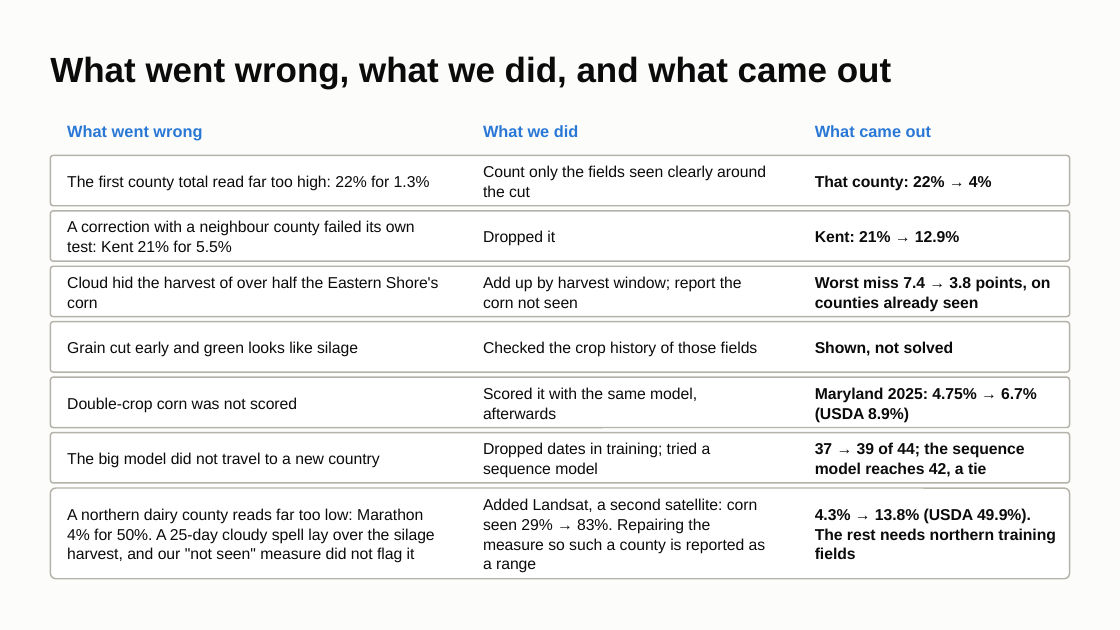
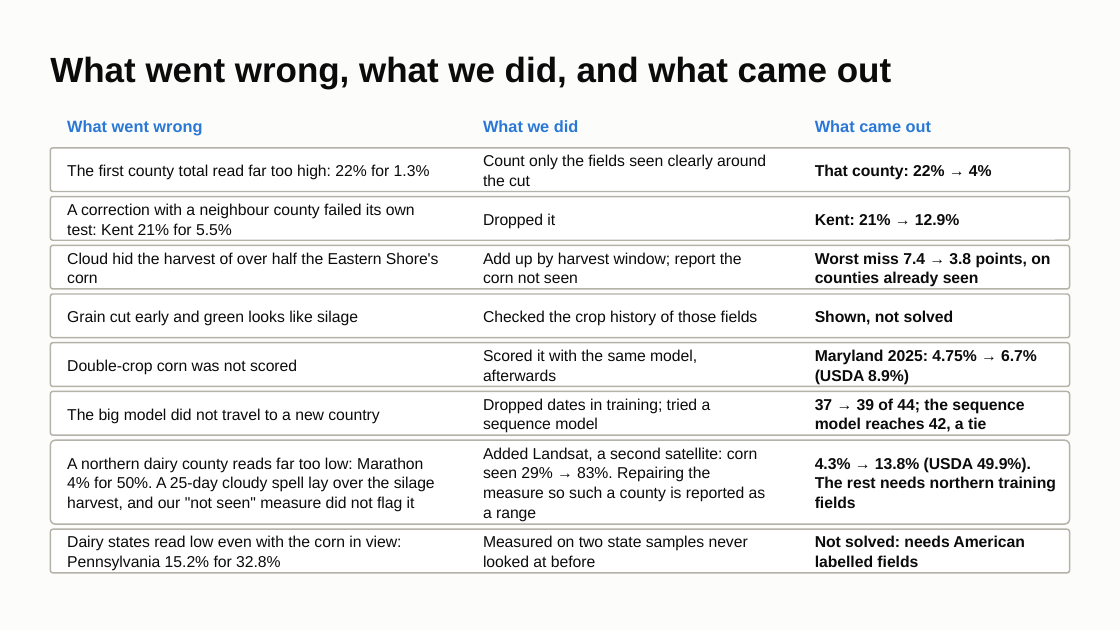
Before and after one commit to ChenSiyun1234/FieldVision, a slide deck: slide 15 of handoff/presentation/FieldVision_model_story.pptx. Drawn at 1120x630 pixels with LibreOffice and Linux fonts; fonts in the diff are those of the drawing. Boxes give left, top, right and bottom in pixels: in the first picture for what was removed or moved away, otherwise in the second. Text is boxed around its words. In the diff, an @@ line names an element or a change of style, - is before the commit and + after.

Commit message:
Deck and hand-over page: Wisconsin 2025 corrected, Pennsylvania 2025 missed, what the model is good for today

```diff
--- a/handoff/presentation/FieldVision_model_story.pptx
+++ b/handoff/presentation/FieldVision_model_story.pptx
@@ 3 texts: place and size @@
-3 texts at <box>67,125,931,141</box>
+3 texts at <box>67,120,931,136</box>
@@ rounded rectangle: place and size @@
-rounded rectangle at <box>50,155,1070,206</box>
+rounded rectangle at <box>50,148,1070,192</box>
@@ text "The first county total read ...": place and size @@
-text "The first county total read ..." at <box>67,175,430,191</box>
+text "The first county total read ..." at <box>67,164,430,180</box>
@@ text "Count only the fields seen ...": place and size @@
-text "Count only the fields seen ..." at <box>483,165,766,197</box>
+text "Count only the fields seen ..." at <box>483,154,766,186</box>
@@ text "That county: 22% → 4%": place and size @@
-text "That county: 22% → 4%" at <box>815,175,992,191</box>
+text "That county: 22% → 4%" at <box>815,164,992,180</box>
@@ rounded rectangle: place and size @@
-rounded rectangle at <box>50,211,1070,261</box>
+rounded rectangle at <box>50,197,1070,240</box>
@@ text "A correction with a neighbour ...": place and size @@
-text "A correction with a neighbour ..." at <box>67,220,415,252</box>
+text "A correction with a neighbour ..." at <box>67,203,415,235</box>
@@ text "Dropped it": place and size @@
-text "Dropped it" at <box>483,230,555,246</box>
+text "Dropped it" at <box>483,213,555,229</box>
@@ text "Kent: 21% → 12.9%": place and size @@
-text "Kent: 21% → 12.9%" at <box>815,231,959,242</box>
+text "Kent: 21% → 12.9%" at <box>815,214,959,225</box>
@@ rounded rectangle: place and size @@
-rounded rectangle at <box>50,266,1070,317</box>
+rounded rectangle at <box>50,245,1070,289</box>
@@ text "Cloud hid the harvest of ...": place and size @@
-text "Cloud hid the harvest of ..." at <box>67,276,439,308</box>
+text "Cloud hid the harvest of ..." at <box>67,252,439,283</box>
@@ text "Add up by harvest window; ...": place and size @@
-text "Add up by harvest window; ..." at <box>483,276,742,308</box>
+text "Add up by harvest window; ..." at <box>483,252,742,283</box>
@@ text "Worst miss 7.4 → 3.8 ...": place and size @@
-text "Worst miss 7.4 → 3.8 ..." at <box>815,276,1050,312</box>
+text "Worst miss 7.4 → 3.8 ..." at <box>815,252,1050,287</box>
@@ rounded rectangle: place and size @@
-rounded rectangle at <box>50,322,1070,372</box>
+rounded rectangle at <box>50,294,1070,338</box>
@@ text "Grain cut early and green ...": place and size @@
-text "Grain cut early and green ..." at <box>67,341,358,357</box>
+text "Grain cut early and green ..." at <box>67,310,358,326</box>
@@ text "Checked the crop history of ...": place and size @@
-text "Checked the crop history of ..." at <box>483,341,758,357</box>
+text "Checked the crop history of ..." at <box>483,310,758,326</box>
@@ text "Shown, not solved": place and size @@
-text "Shown, not solved" at <box>815,341,954,356</box>
+text "Shown, not solved" at <box>815,310,954,325</box>
@@ rounded rectangle: place and size @@
-rounded rectangle at <box>50,377,1070,428</box>
+rounded rectangle at <box>50,343,1070,386</box>
@@ text "Double-crop corn was not scored": place and size @@
-text "Double-crop corn was not scored" at <box>67,397,297,413</box>
+text "Double-crop corn was not scored" at <box>67,359,297,375</box>
@@ text "Scored it with the same ...": place and size @@
-text "Scored it with the same ..." at <box>483,387,697,419</box>
+text "Scored it with the same ..." at <box>483,349,697,381</box>
@@ text "Maryland 2025: 4.75% → 6.7% ...": place and size @@
-text "Maryland 2025: 4.75% → 6.7% ..." at <box>815,387,1037,423</box>
+text "Maryland 2025: 4.75% → 6.7% ..." at <box>815,349,1037,385</box>
@@ rounded rectangle: place and size @@
-rounded rectangle at <box>50,433,1070,483</box>
+rounded rectangle at <box>50,392,1070,435</box>
@@ text "The big model did not ...": place and size @@
-text "The big model did not ..." at <box>67,452,379,468</box>
+text "The big model did not ..." at <box>67,408,379,424</box>
@@ text "Dropped dates in training; tried ...": place and size @@
-text "Dropped dates in training; tried ..." at <box>483,442,711,478</box>
+text "Dropped dates in training; tried ..." at <box>483,398,711,433</box>
@@ text "37 → 39 of 44; ...": place and size @@
-text "37 → 39 of 44; ..." at <box>815,442,1024,477</box>
+text "37 → 39 of 44; ..." at <box>815,398,1024,432</box>
@@ rounded rectangle: place and size @@
-rounded rectangle at <box>50,488,1070,579</box>
+rounded rectangle at <box>50,440,1070,524</box>
@@ text "A northern dairy county reads ...": place and size @@
-text "A northern dairy county reads ..." at <box>67,508,435,563</box>
+text "A northern dairy county reads ..." at <box>67,457,435,512</box>
@@ text "Added Landsat, a second satellite: ...": place and size @@
-text "Added Landsat, a second satellite: ..." at <box>483,498,766,573</box>
+text "Added Landsat, a second satellite: ..." at <box>483,447,766,522</box>
@@ text "4.3% → 13.8% (USDA 49.9%). ...": place and size @@
-text "4.3% → 13.8% (USDA 49.9%). ..." at <box>815,508,1055,559</box>
+text "4.3% → 13.8% (USDA 49.9%). ..." at <box>815,457,1055,508</box>
@@ rounded rectangle added at <box>50,529,1070,573</box>, fill #FFFFFF, outline #B4B2A9 1.25 pt @@
@@ text added at <box>67,535,402,571</box>, 13.5 pt, text #0B0B0B @@
+Dairy states read low even with the corn in view: Pennsylvania 15.2% for 32.8%
@@ text added at <box>483,535,748,567</box>, 13.5 pt, text #0B0B0B @@
+Measured on two state samples never looked at before
@@ text added at <box>815,535,1024,567</box>, 13.5 pt, text #0B0B0B, bold @@
+Not solved: needs American labelled fields
```
Also in this commit, not shown: 5 other slides changed, 2 other files.
